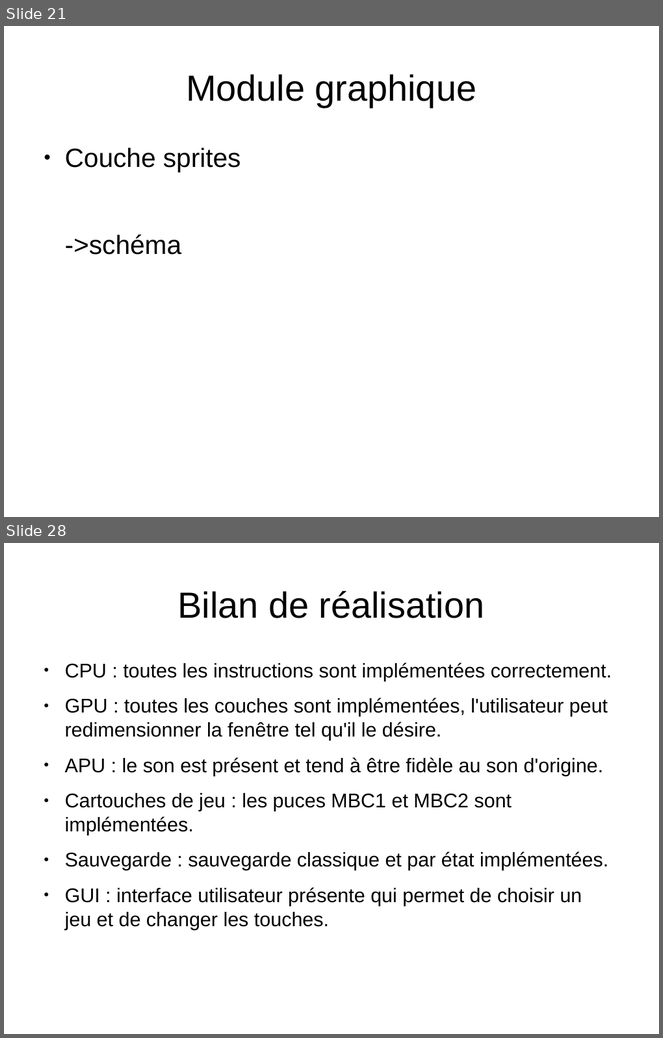
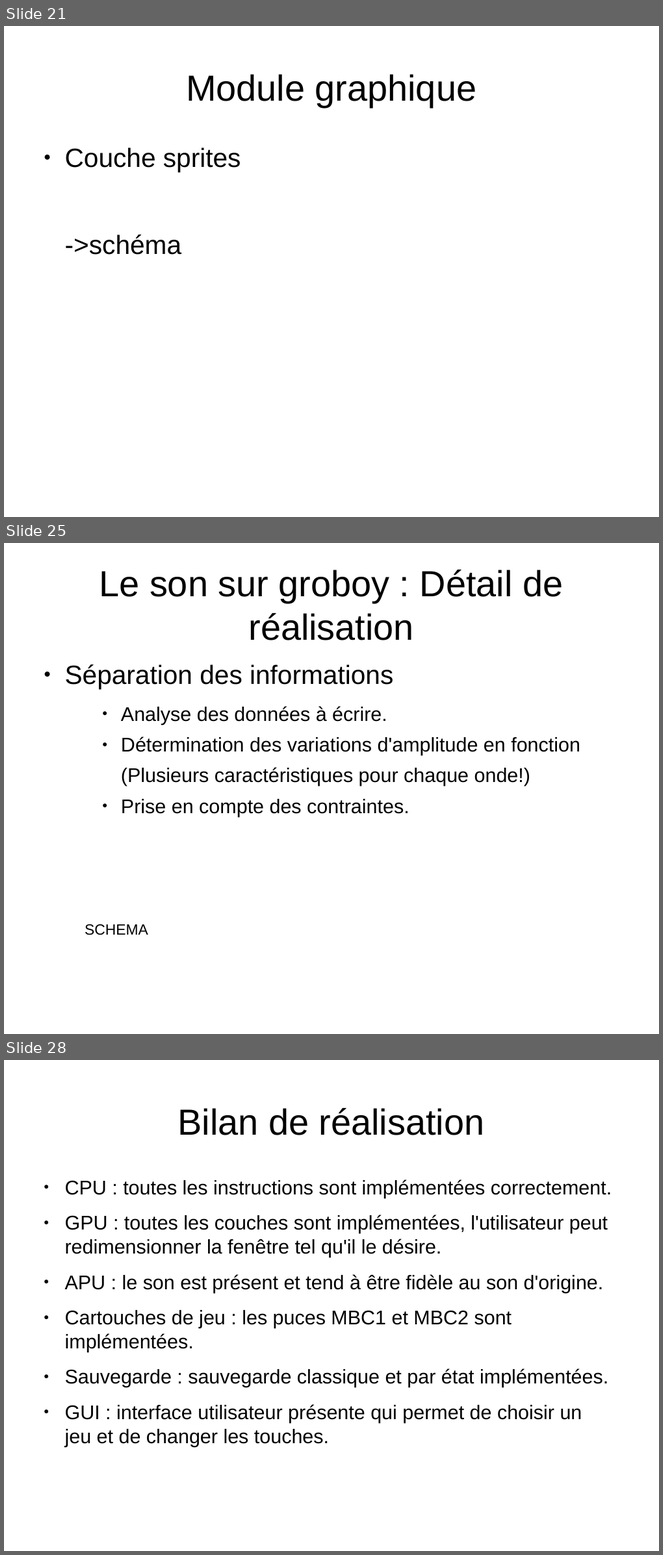
Before and after one commit to joakim-d/GroBoy, a slide deck: documents_TER/soutenance.odp. Shown one above the other, each under a label of ours: slides 21 and 28 before the commit, slides 21, 25 and 28 after it; the slides between them are not shown. The pictures are 663x1038 and 663x1555 pixels, drawn with LibreOffice and Linux fonts; fonts in the diff are those of the drawing. Boxes give left, top, right and bottom in pixels: in the first picture for what was removed or moved away, otherwise in the second. Text is boxed around its words. In the diff, an @@ line names an element or a change of style, - is before the commit and + after.

```diff
--- a/documents_TER/soutenance.odp
+++ b/documents_TER/soutenance.odp
@@ slide 25 added at <box>4,543,659,1034</box>, background #FFFFFF @@
@@ title added at <box>99,570,563,641</box>, 44 pt, text #000000 @@
+Le son sur groboy : Détail de réalisation
@@ text added at <box>65,665,581,817</box>, 24 pt, text #000000 @@
+● Séparation des informations
+    ● Analyse des données à écrire.
+    ● Détermination des variations d'amplitude en fonction
+    (Plusieurs caractéristiques pour chaque onde!)
+    ● Prise en compte des contraintes.
@@ text added at <box>85,925,148,936</box>, 18 pt, text #000000 @@
+SCHEMA
```
Also in this commit, not shown: 1 slide changed, 6 other slides added, 7 slides removed.
